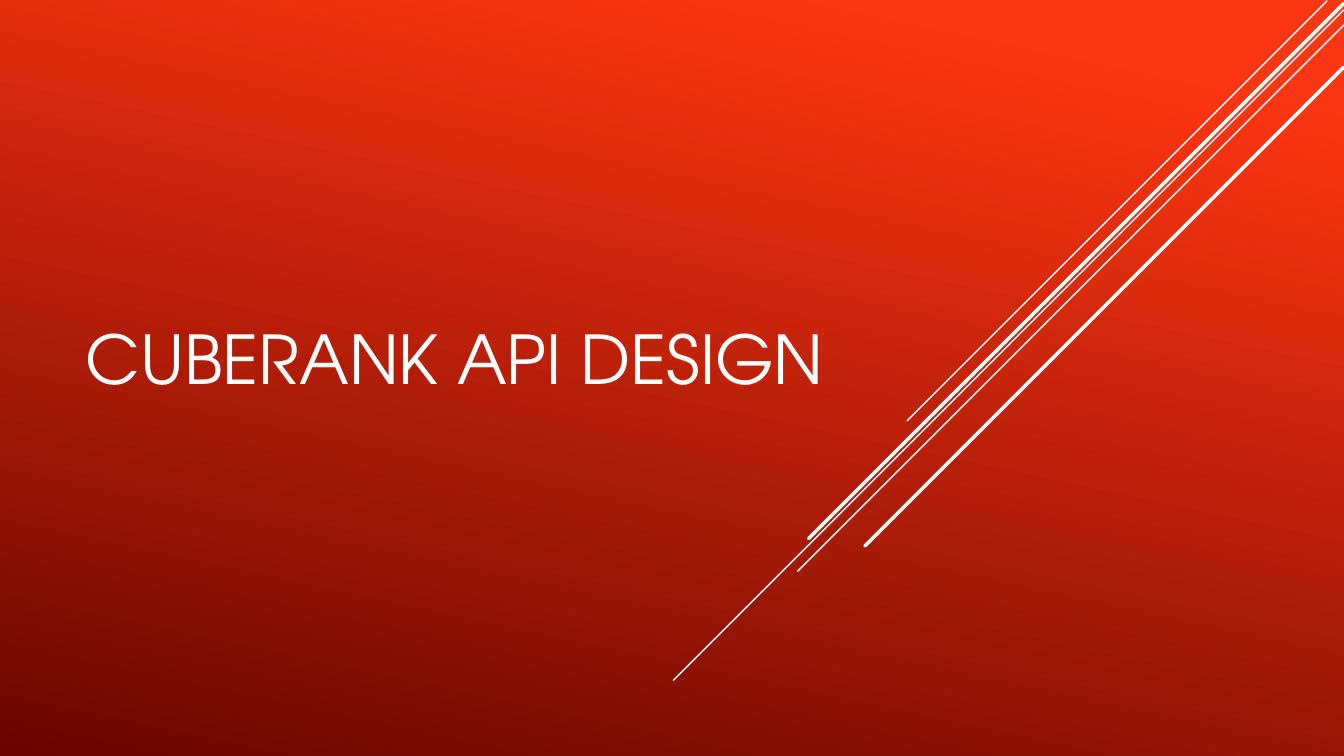
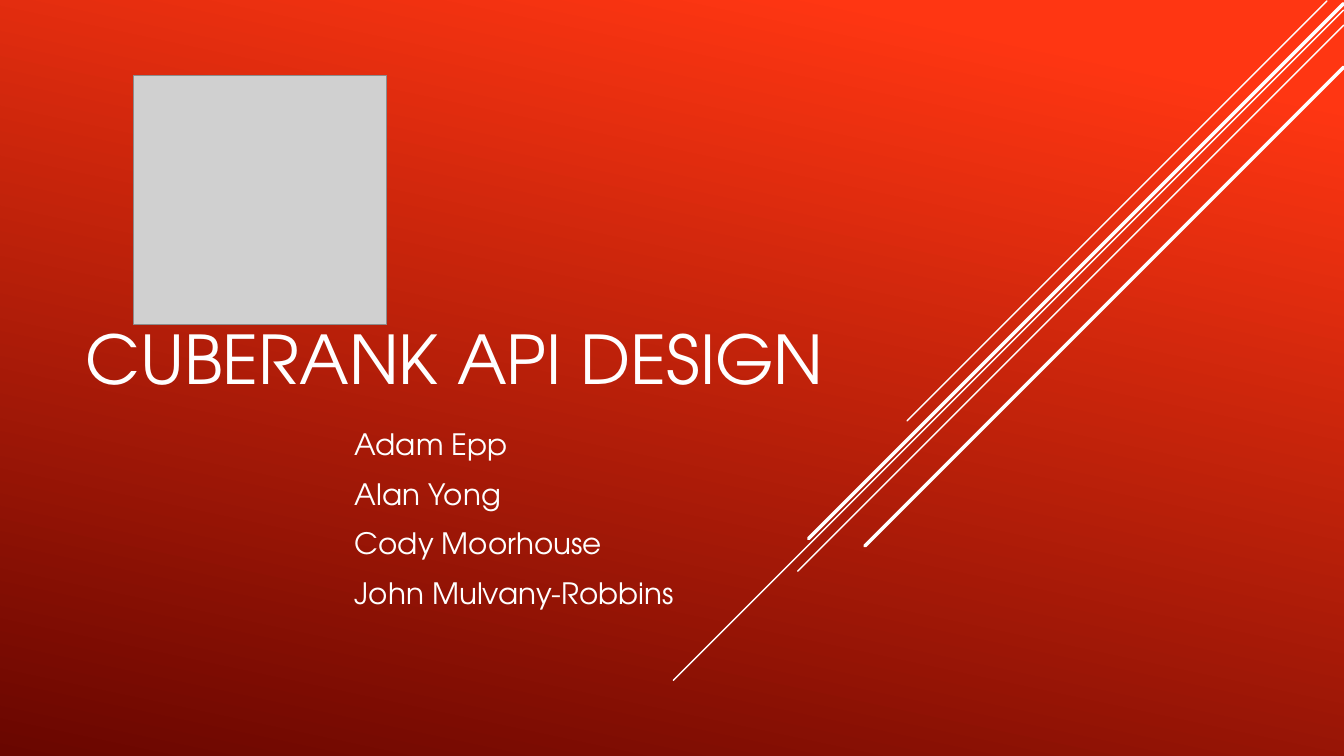
Before and after one commit to codymoorhouse/CubeRank, a slide deck: slide 1 of spec/CubeRank-API-Slides.pptx. Drawn at 1344x756 pixels with LibreOffice and Linux fonts; fonts in the diff are those of the drawing; grey boxes stand for pictures. Boxes give left, top, right and bottom in pixels: in the first picture for what was removed or moved away, otherwise in the second. Text is boxed around its words. In the diff, an @@ line names an element or a change of style, - is before the commit and + after.

```diff
--- a/spec/CubeRank-API-Slides.pptx
+++ b/spec/CubeRank-API-Slides.pptx
@@ picture added at box(133, 76, 386, 325) @@
@@ subtitle added at box(355, 433, 674, 610), 21 pt, text #FFFFFF @@
+Adam Epp
+Alan Yong
+Cody Moorhouse
+John Mulvany-Robbins
```
Also in this commit, not shown: 5 other slides changed.
